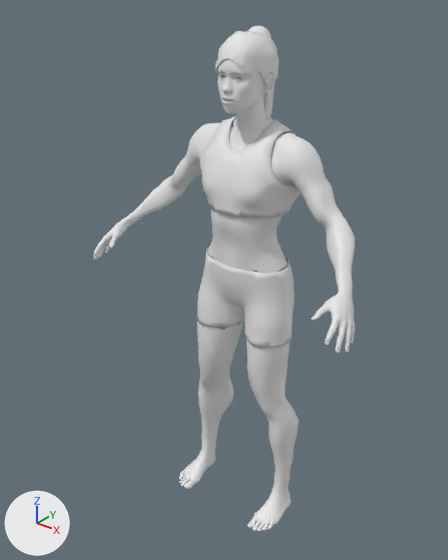
Two versions of the FBX model unity/Sprinteurs/Sprinteuse.fbx, one commit apart.
Before and after are seen from a 50 mm lens placed at (1.146, -1.588, 0.99), pointed at (-0.047, -0.096, 0.065). Lighting does not change. The marker at lower left points along +X, +Y and +Z. The picture after the commit comes second. Where no turn or scale is listed for an object, it has been applied to the vertices.

Before the edit, the objects in view are built like this:
```python
mat_m_bas = principled_material('M_Bas')
mat_m_bas.base_color = (0.8, 0.8, 0.8)  # white #e7e7e7
mat_m_cheveux_court = principled_material('M_Cheveux_Court')
mat_m_cheveux_court.base_color = (0.8, 0.8, 0.8)  # white #e7e7e7
mat_m_cheveux_tresses = principled_material('M_Cheveux_Tresses')
mat_m_cheveux_tresses.base_color = (0.8, 0.8, 0.8)  # white #e7e7e7
mat_m_haut = principled_material('M_Haut')
mat_m_haut.base_color = (0.8, 0.8, 0.8)  # white #e7e7e7
mat_m_peau = principled_material('M_Peau')
mat_m_peau.base_color = (0.8, 0.8, 0.8)  # white #e7e7e7
me_cheveux_court = bpy.data.meshes.new('Cheveux_Court')
me_cheveux_court.from_pydata(...)  # 1505 vertices, 1362 faces; spans x -0.087..0.087, y -0.137..0.051, z 0.678..0.853
me_cheveux_court.materials.append(mat_m_cheveux_court)  # white #e7e7e7
me_cheveux_tresses = bpy.data.meshes.new('Cheveux_Tresses')
me_cheveux_tresses.from_pydata(...)  # 6665 vertices, 7122 faces; spans x -0.098..0.09, y -0.138..0.056, z 0.513..0.854
me_cheveux_tresses.materials.append(mat_m_cheveux_tresses)  # white #e7e7e7
me_corps = bpy.data.meshes.new('Corps')
me_corps.from_pydata(...)  # 14150 vertices, 13834 faces; spans x -0.51..0.51, y -0.31..0.1, z -0.87..0.84
# faces by material slot: [12356, 834, 644]
me_corps.materials.append(mat_m_peau)  # white #e7e7e7
me_corps.materials.append(mat_m_haut)  # white #e7e7e7
me_corps.materials.append(mat_m_bas)  # white #e7e7e7
ob_cheveux_court = bpy.data.objects.new('Cheveux_Court', me_cheveux_court)
ob_cheveux_court.location = (0.0, 0.0, 0.0)
ob_cheveux_tresses = bpy.data.objects.new('Cheveux_Tresses', me_cheveux_tresses)
ob_cheveux_tresses.location = (0.0, 0.0, 0.0)
ob_sprinteuse_corps = bpy.data.objects.new('Sprinteuse_Corps', me_corps)
ob_sprinteuse_corps.location = (0.0, 0.0, 0.0)
```
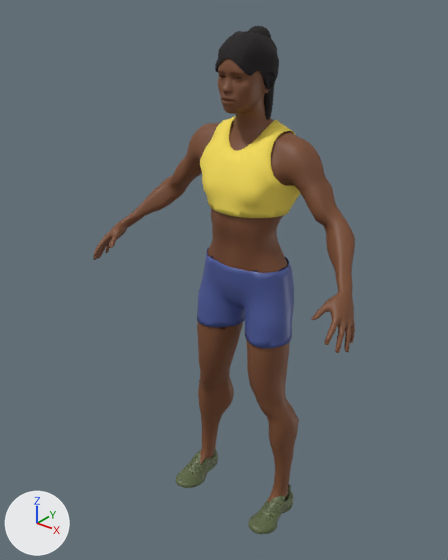
Diff of the bpy script that builds the scene:
```diff
--- a/unity/Sprinteurs/Sprinteuse.fbx.py
+++ b/unity/Sprinteurs/Sprinteuse.fbx.py
@@ img_pointes_normal_png @@
+img_pointes_normal_png = load_image('Pointes_Normal.png', 'Textures/Pointes_Normal.png', 1024, 1024, 'Non-Color')
@@ img_pointes_basemap_png @@
+img_pointes_basemap_png = load_image('Pointes_BaseMap.png', 'Textures/Pointes_BaseMap.png', 1024, 1024, 'sRGB')
@@ mat_m_cheveux_tresses @@
 mat_m_cheveux_tresses = principled_material('M_Cheveux_Tresses')
-mat_m_cheveux_tresses.base_color = (0.8, 0.8, 0.8)  # white #e7e7e7
+mat_m_cheveux_tresses.base_color = (0.00775, 0.00456, 0.00456)  # black #150e0e
@@ mat_m_cheveux_court @@
 mat_m_cheveux_court = principled_material('M_Cheveux_Court')
-mat_m_cheveux_court.base_color = (0.8, 0.8, 0.8)  # white #e7e7e7
+mat_m_cheveux_court.base_color = (0.00775, 0.00456, 0.00456)  # black #150e0e
@@ mat_m_peau @@
 mat_m_peau = principled_material('M_Peau')
-mat_m_peau.base_color = (0.8, 0.8, 0.8)  # white #e7e7e7
+mat_m_peau.base_color = (0.19, 0.0697, 0.0278)  # brown #794b2e
@@ mat_m_haut @@
 mat_m_haut = principled_material('M_Haut')
-mat_m_haut.base_color = (0.8, 0.8, 0.8)  # white #e7e7e7
+mat_m_haut.base_color = (0.97, 0.76, 0.1)  # yellow #fce259
@@ mat_m_bas @@
 mat_m_bas = principled_material('M_Bas')
-mat_m_bas.base_color = (0.8, 0.8, 0.8)  # white #e7e7e7
+mat_m_bas.base_color = (0.07, 0.1, 0.32)  # blue #4b5999
@@ mat_m_pointes @@
+mat_m_pointes = bpy.data.materials.new('M_Pointes')
+# uses the picture img_pointes_basemap_png
+# uses the picture img_pointes_normal_png
@@ me_corps @@
 # used by ob_sprinteuse_corps; location = (0.0, 0.0, 0.0)
-me_corps.from_pydata(...)  # 14150 vertices, 13834 faces; spans x -0.51..0.51, y -0.31..0.1, z -0.87..0.84
+me_corps.from_pydata(...)  # 18370 vertices, 17770 faces; spans x -0.51..0.51, y -0.31..0.1, z -0.88..0.84
+# me_corps part 1: 204 vertices moved within x -0.23..0.23, y -0.21..0.01, z -0.87..-0.82; 1554 vertices removed from x -0.23..0.23, y -0.21..0.01, z -0.87..-0.82; 5774 vertices added at x -0.24..0.24, y -0.22..0.02, z -0.88..-0.79
+# me_corps part 2: 6 vertices removed from x -0.17..-0.05, y -0.15..0.07, z 0.36..0.52; 6 vertices added at x -0.17..-0.04, y -0.14..0.07, z 0.36..0.52
+# me_corps part 3: 1 vertex removed from x 0.16, y -0.03, z 0.37; 1 vertex added at x 0.16, y -0.02, z 0.37
 me_corps.materials.append(mat_m_peau)
@@ me_corps @@
 me_corps.materials.append(mat_m_bas)
+me_corps.materials.append(mat_m_pointes)
```

Changed parts and their boxes (x1, y1, x2, y2) in the pictures (448 x 560 px; the box of a moved part takes in the faces that stretch with it):
'Sprinteuse_Corps', recoloured, reshaped (white to brown)
    before: (93, 58, 355, 532)
    after: (93, 58, 355, 535)
'Cheveux_Tresses', recoloured (white to black)
    both: (215, 31, 279, 132)
'Cheveux_Court', recoloured (white to black)
    both: (217, 32, 274, 90)
part 1 of me_corps, built on
    before: (179, 452, 291, 532)
    after: (175, 449, 293, 535)
part 2 of me_corps, moved or reshaped
    both: (206, 187, 214, 203)
part 3 of me_corps, moved or reshaped
    both: (283, 195, 297, 210)
